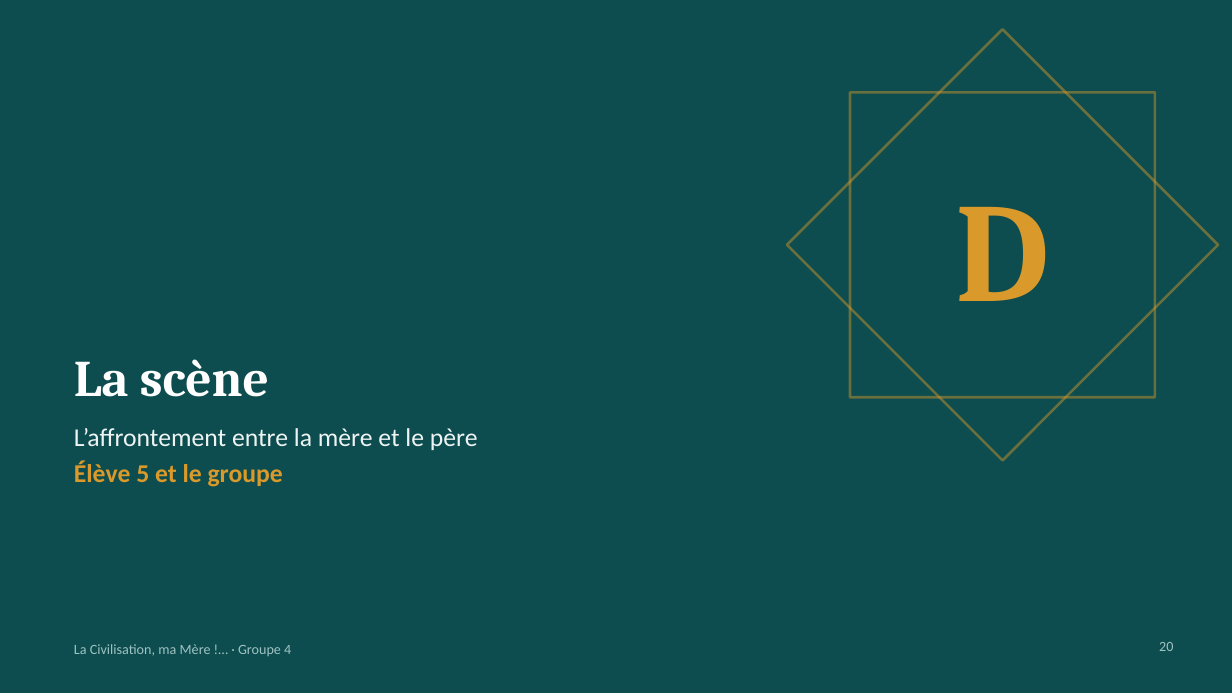
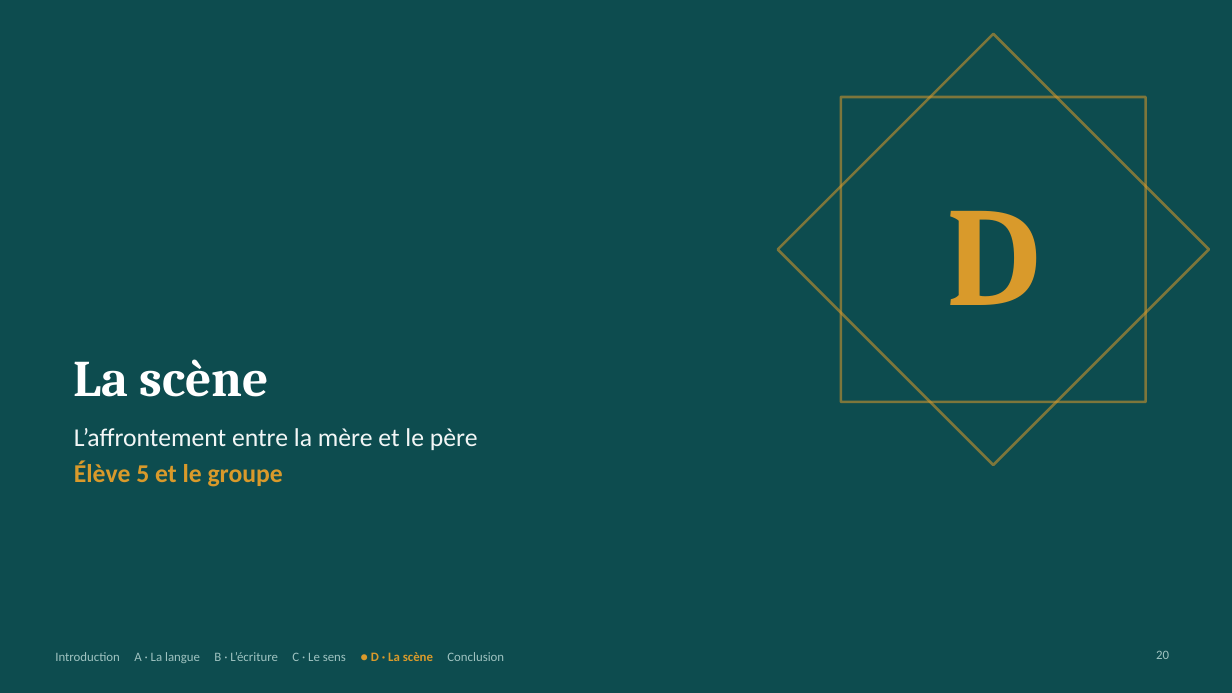
Before and after one commit to Veynoris/Francais-work, a slide deck: slide 20 of output/G4_Presentation.pptx. Drawn at 1232x693 pixels with LibreOffice and Linux fonts; fonts in the diff are those of the drawing. Boxes give left, top, right and bottom in pixels: in the first picture for what was removed or moved away, otherwise in the second. Text is boxed around its words. In the diff, an @@ line names an element or a change of style, - is before the commit and + after.

```diff
--- a/output/G4_Presentation.pptx
+++ b/output/G4_Presentation.pptx
@@ 2 rectangles, 1 text moved together from (x1=787, y1=29, x2=1218, y2=461) to (x1=778, y1=34, x2=1209, y2=465) @@
@@ text added at (x1=55, y1=652, x2=504, y2=663), 10 pt, text #9FC3C1 @@
+Introduction A · La langue B · L’écriture C · Le sens ● D · La scène Conclusion
@@ text removed at (x1=74, y1=644, x2=291, y2=656) @@
-La Civilisation, ma Mère !… · Groupe 4
@@ page number moved from (x1=1159, y1=642, x2=1173, y2=651) to (x1=1156, y1=650, x2=1169, y2=659) @@
@@ page number at (x1=1156, y1=650, x2=1169, y2=659): size 11 to 10 pt @@
```
Also in this commit, not shown: 22 other slides changed, 2 other files.
